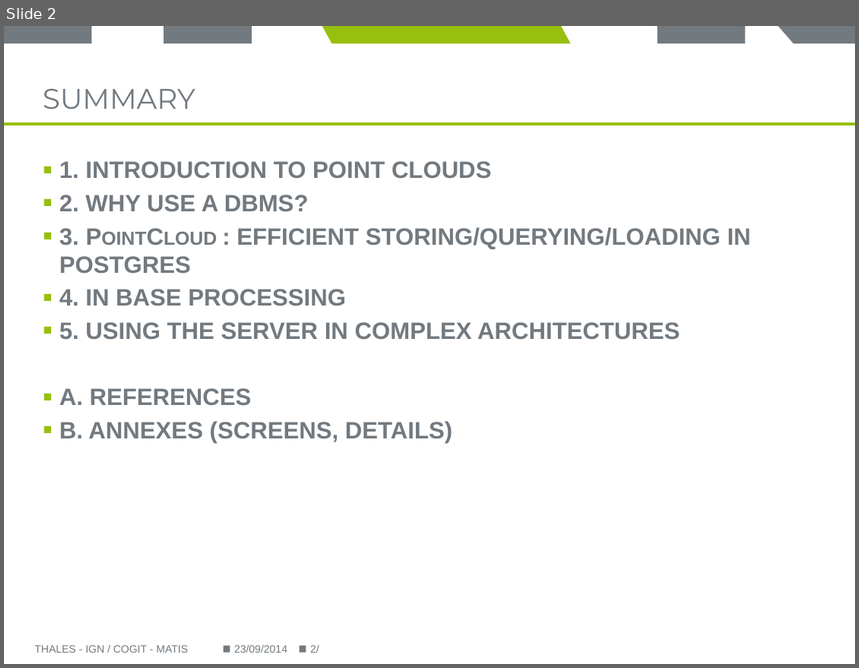
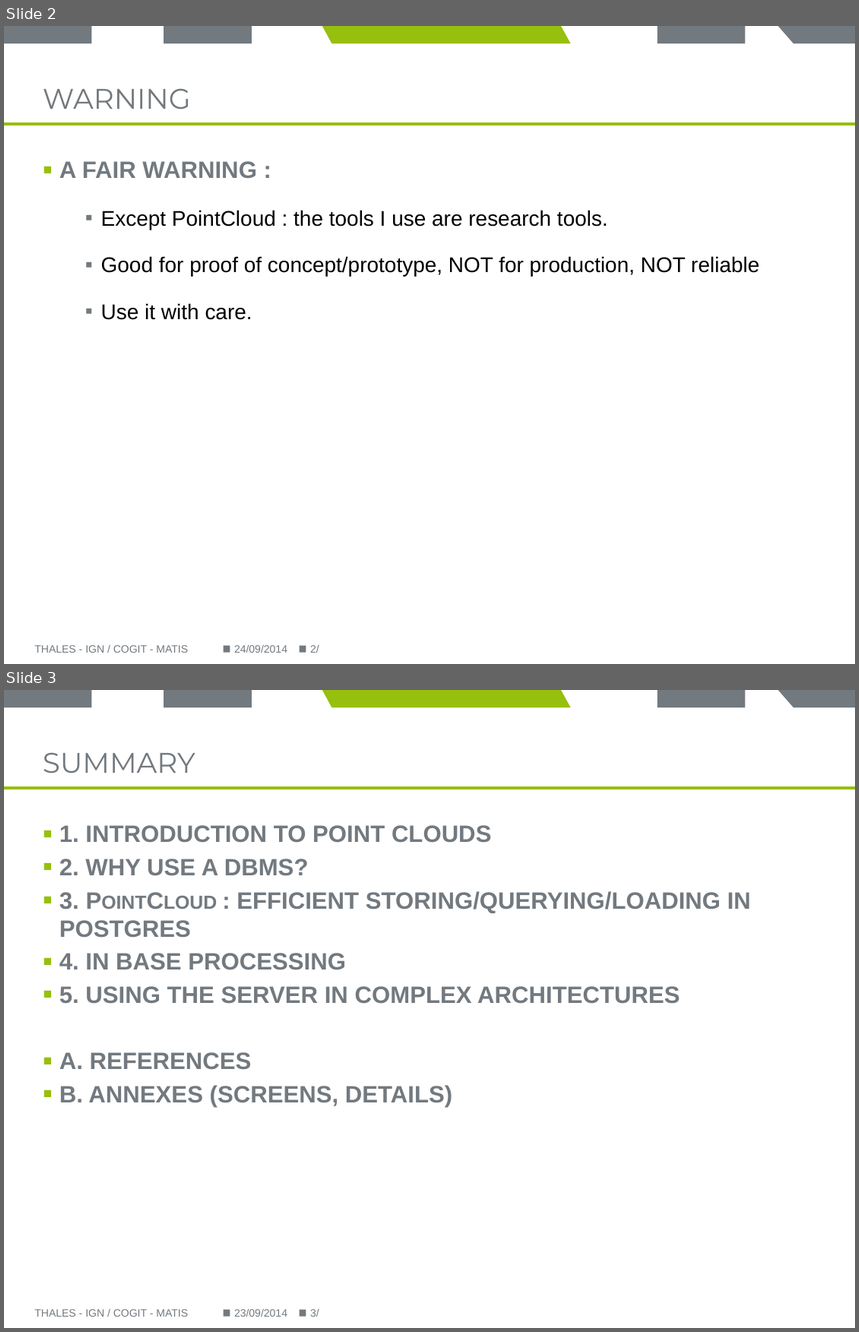
Before and after one commit to Remi-C/Postgres_Day_2014_10_RemiC, a slide deck: presentation/presentation_RCura.pptx. Shown one above the other, each under a label of ours: slide 2 before the commit, slides 2 and 3 after it. The pictures are 859x668 and 859x1332 pixels, drawn with LibreOffice and Linux fonts; fonts in the diff are those of the drawing; background and template pictures are left out. Boxes give left, top, right and bottom in pixels: in the first picture for what was removed or moved away, otherwise in the second. Text is boxed around its words. In the diff, an @@ line names an element or a change of style, - is before the commit and + after.

```diff
--- a/presentation/presentation_RCura.pptx
+++ b/presentation/presentation_RCura.pptx
@@ slide 2 added at box(4, 26, 855, 664), background #FFFFFF; not listed: 8 template elements that a slide beside it also shows @@
@@ title added at box(43, 88, 191, 109), 24 pt, text #72797F @@
+WARNING
@@ text added at box(59, 161, 759, 320), 18 pt, text #000000 @@
+▪ A FAIR WARNING :
+  ▪ Except PointCloud : the tools I use are research tools.
+  ▪ Good for proof of concept/prototype, NOT for production, NOT reliable
+  ▪ Use it with care.
@@ text added at box(34, 645, 188, 653), 9 pt, text #72797F @@
+THALES - IGN / COGIT - MATIS
@@ text added at box(234, 645, 287, 653), 9 pt, text #72797F @@
+24/09/2014
@@ page number added at box(310, 645, 319, 653), 9 pt, text #72797F @@
+2/
@@ what was slide 2 is now slide 3 @@
```
Also in this commit, not shown: 8 slides changed, 1 other slide added.
